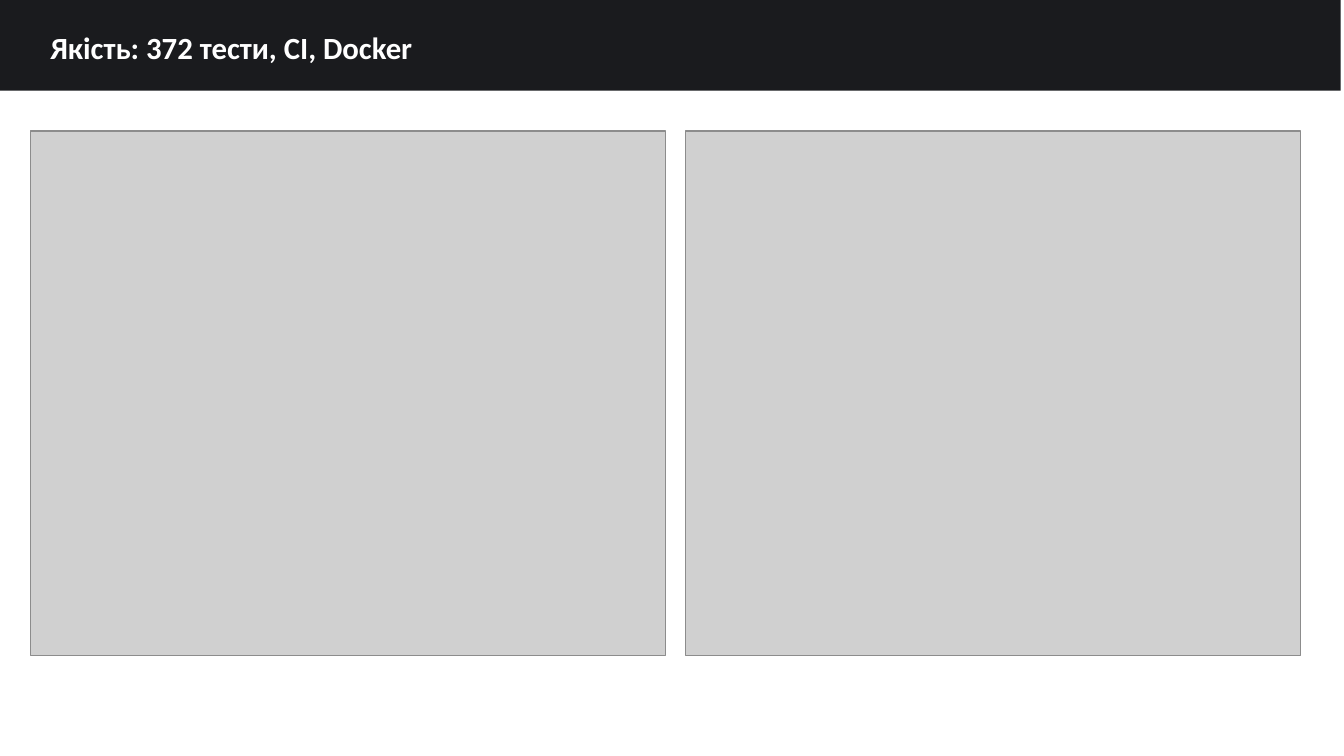
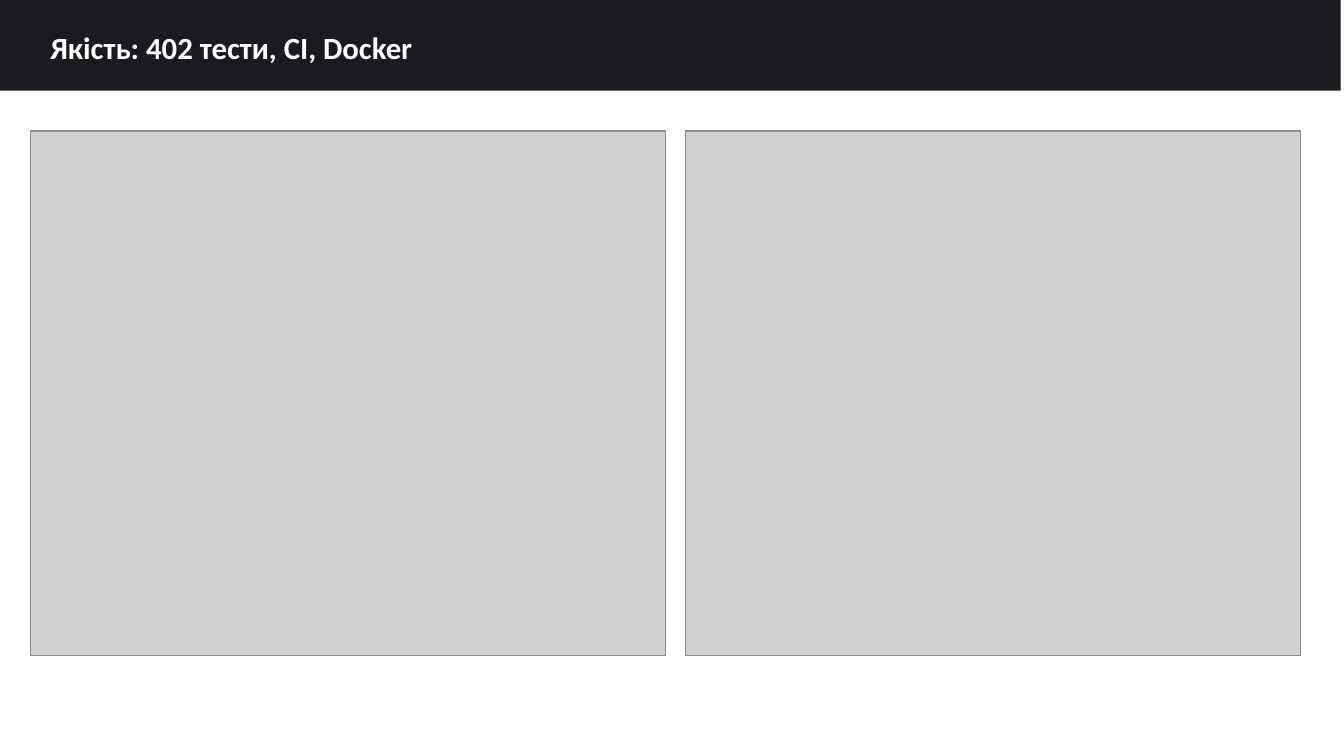
Before and after one commit to ech2corrosionrrd/series-studio, a slide deck: slide 11 of diploma/Dyplom_Series_Lab_Zahyst.pptx. Drawn at 1344x756 pixels with LibreOffice and Linux fonts; fonts in the diff are those of the drawing; grey boxes stand for pictures. Boxes give left, top, right and bottom in pixels: in the first picture for what was removed or moved away, otherwise in the second. Text is boxed around its words. In the diff, an @@ line names an element or a change of style, - is before the commit and + after.

```diff
--- a/diploma/Dyplom_Series_Lab_Zahyst.pptx
+++ b/diploma/Dyplom_Series_Lab_Zahyst.pptx
@@ text at (x1=50, y1=37, x2=412, y2=63): text changed @@
-Якість: 372 тести, CI, Docker
+Якість: 402 тести, CI, Docker
```
Also in this commit, not shown: 1 other slide changed, 17 other files.
